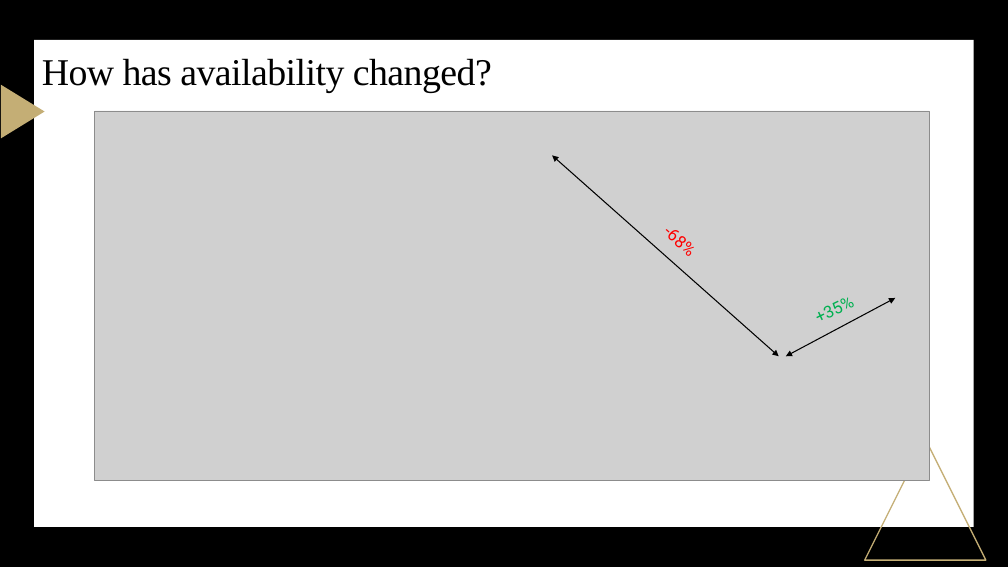
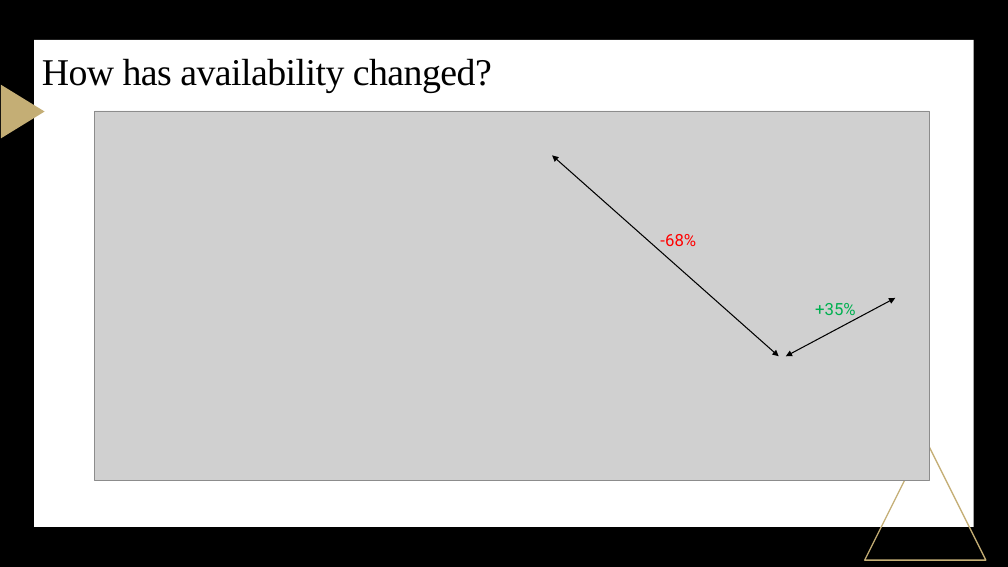
Before and after one commit to kalmckin/capstone_template, a slide deck: slide 5 of Nashville Housing Market_final.pptx (slide 6 before the commit). Drawn at 1008x567 pixels with LibreOffice and Linux fonts; fonts in the diff are those of the drawing; grey boxes stand for pictures. Boxes give left, top, right and bottom in pixels: in the first picture for what was removed or moved away, otherwise in the second. Text is boxed around its words. In the diff, an @@ line names an element or a change of style, - is before the commit and + after.

```diff
--- a/Nashville Housing Market_final.pptx
+++ b/Nashville Housing Market_final.pptx
@@ text "-68%": place and size @@
-text "-68%" at [620,189,736,298]
+text "-68%" at [660,234,696,251]
@@ text "-68%" at [660,234,696,251]: rotation 41 to 0 degrees @@
@@ text "+35%" at [815,303,856,320]: rotation 334 to 0 degrees @@
```
Also in this commit, not shown: 6 other slides changed, 3 slides removed.
